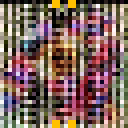
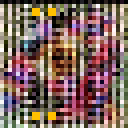
Before/after of a w=128, h=128 layered artwork. What changed in the layer stack:
painted on "Layer 5" over box(32, 0, 76, 128)
